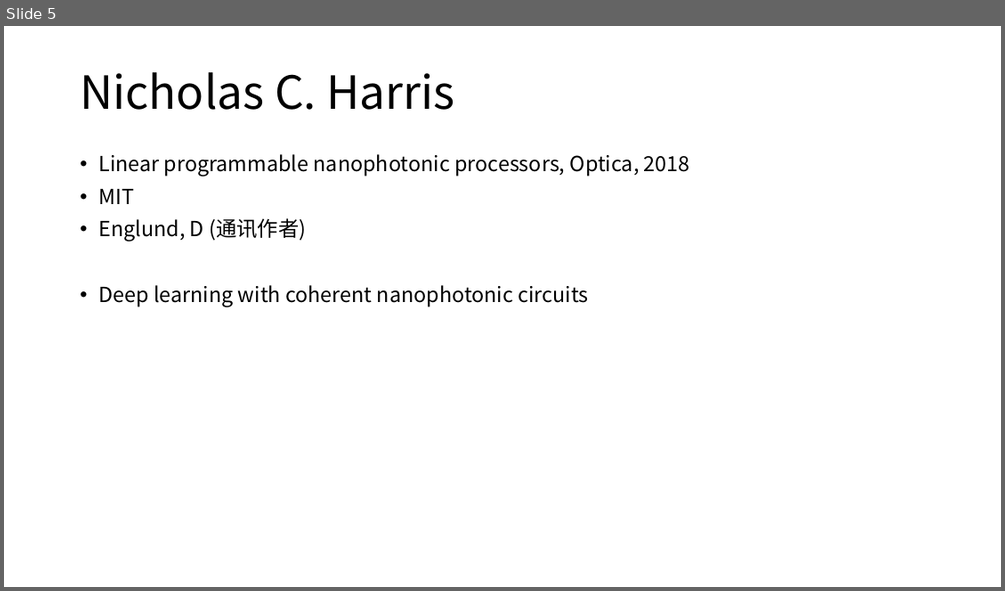
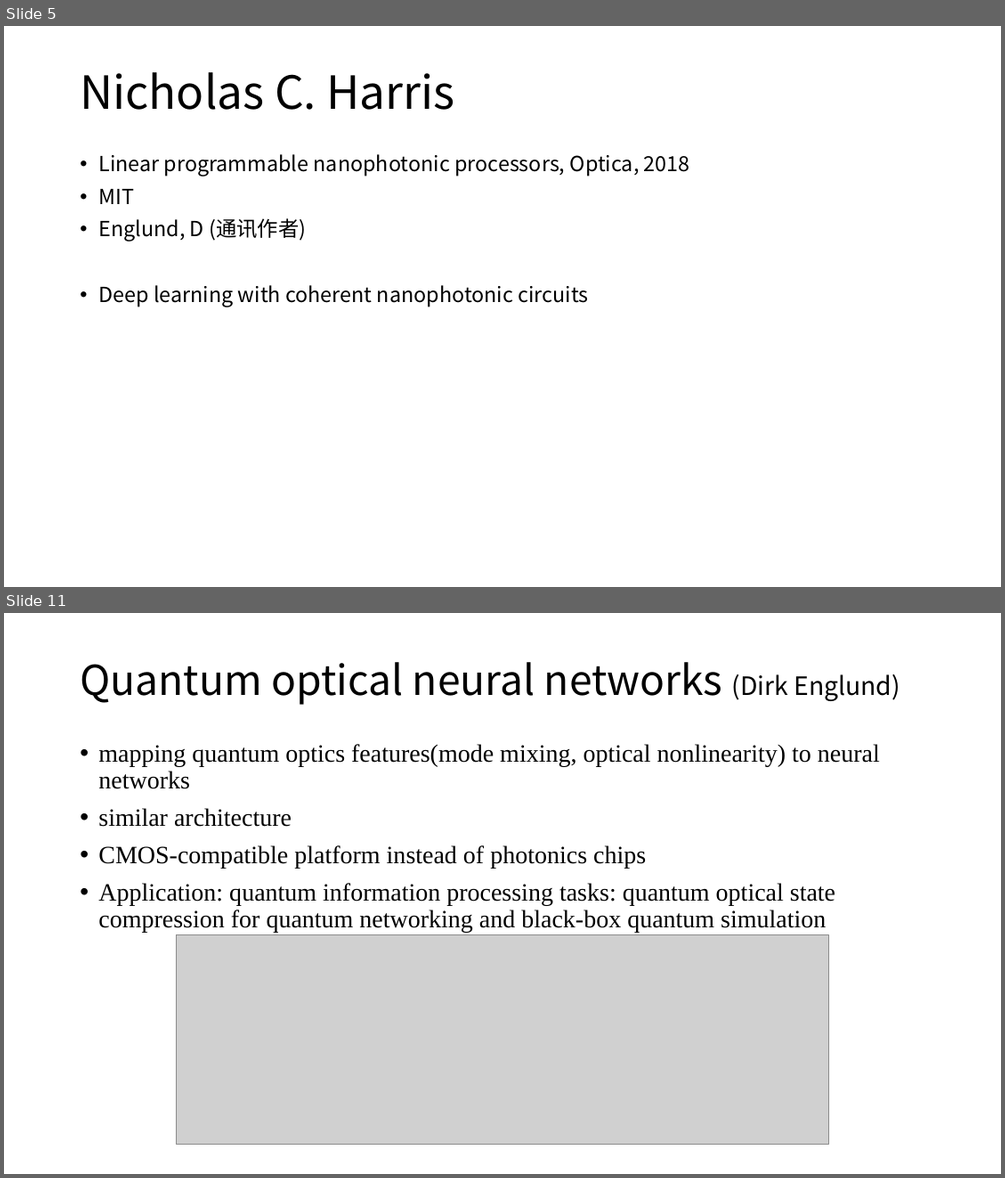
Before and after one commit to lucaschang95/DiscussionWithLin, a slide deck: 20190918 - 光芯片深度学习调研.pptx. Shown one above the other, each under a label of ours: slide 5 before the commit, slides 5 and 11 after it; the slides between them are not shown. The pictures are 1005x591 and 1005x1178 pixels, drawn with LibreOffice and Linux fonts; fonts in the diff are those of the drawing; grey boxes stand for pictures. Boxes give left, top, right and bottom in pixels: in the first picture for what was removed or moved away, otherwise in the second. Text is boxed around its words. In the diff, an @@ line names an element or a change of style, - is before the commit and + after.

```diff
--- a/20190918 - 光芯片深度学习调研.pptx
+++ b/20190918 - 光芯片深度学习调研.pptx
@@ slide 11 added at (x1=4, y1=613, x2=1001, y2=1174), background #FFFFFF @@
@@ title added at (x1=80, y1=662, x2=899, y2=705), 39.6 pt, text #000000 @@
+Quantum optical neural networks (Dirk Englund)
@@ text added at (x1=98, y1=744, x2=880, y2=932), 24 pt, text #000000 @@
+• mapping quantum optics features(mode mixing, optical nonlinearity) to neural networks
+• similar architecture
+• CMOS-compatible platform instead of photonics chips
+• Application: quantum information processing tasks: quantum optical state compression for quantum networking and black-box quantum simulation
@@ picture added at (x1=176, y1=935, x2=829, y2=1144) @@
```
Also in this commit, not shown: 3 slides changed, 3 other slides added.
